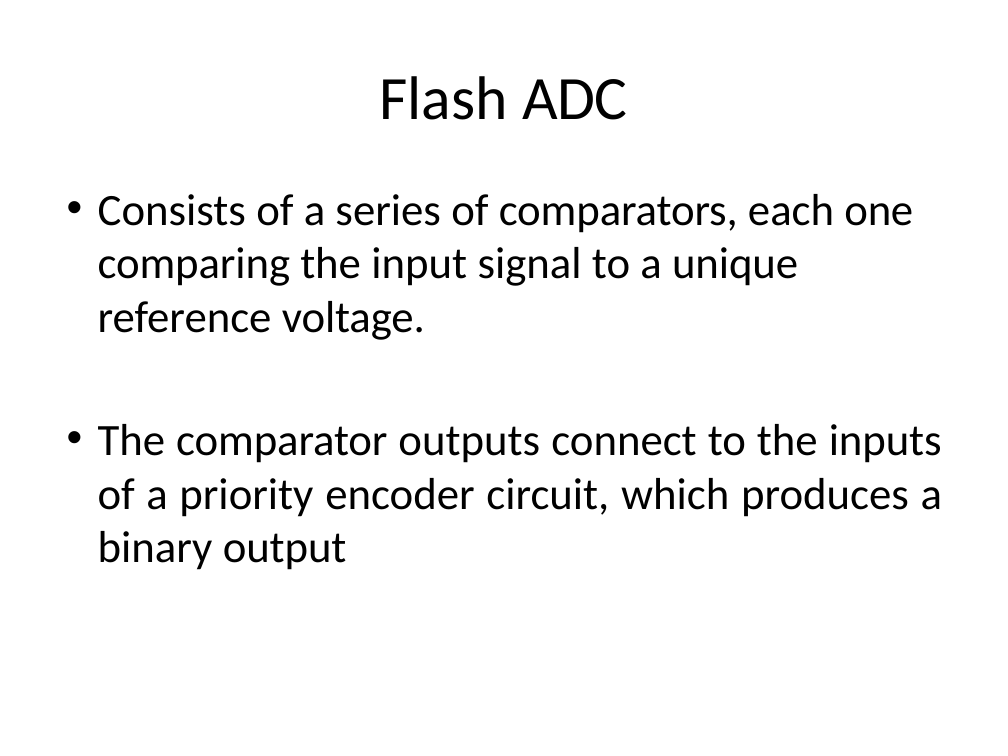
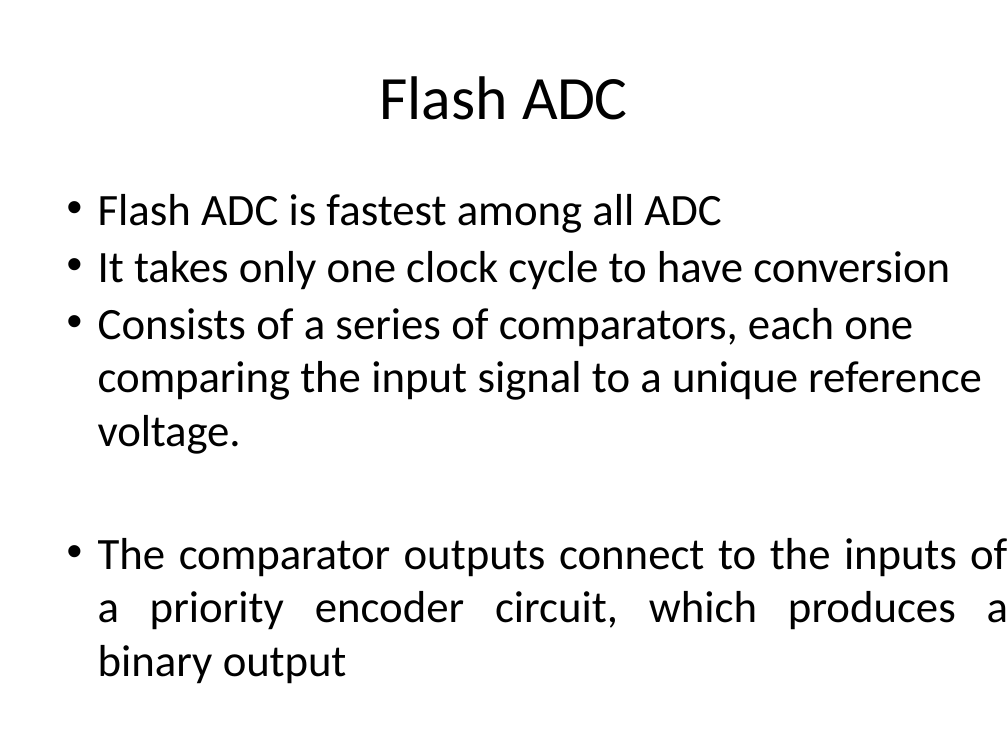
Before and after one commit to Syedshajib55/Computer-Interfacing, a slide deck: slide 9 of 3 Interfacing data conversion.pptx. Drawn at 1008x756 pixels with LibreOffice and Linux fonts; fonts in the diff are those of the drawing. Boxes give left, top, right and bottom in pixels: in the first picture for what was removed or moved away, otherwise in the second. Text is boxed around its words. In the diff, an @@ line names an element or a change of style, - is before the commit and + after.

```diff
--- a/3 Interfacing data conversion.pptx
+++ b/3 Interfacing data conversion.pptx
@@ text at [98,194,950,290]: paragraphs added @@
+• Flash ADC is fastest among all ADC
+• It takes only one clock cycle to have conversion
```
Also in this commit, not shown: 12 other slides changed, 5 slides added, 2 other files.
